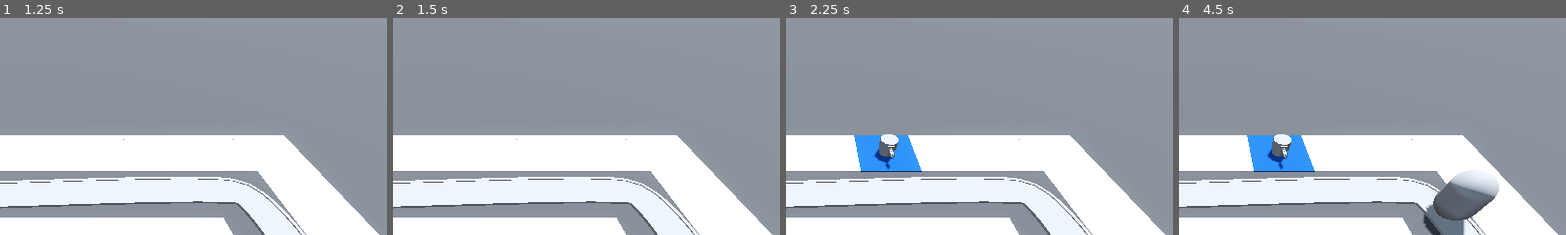
Above: before the commit, frames 1-4 (left to right).
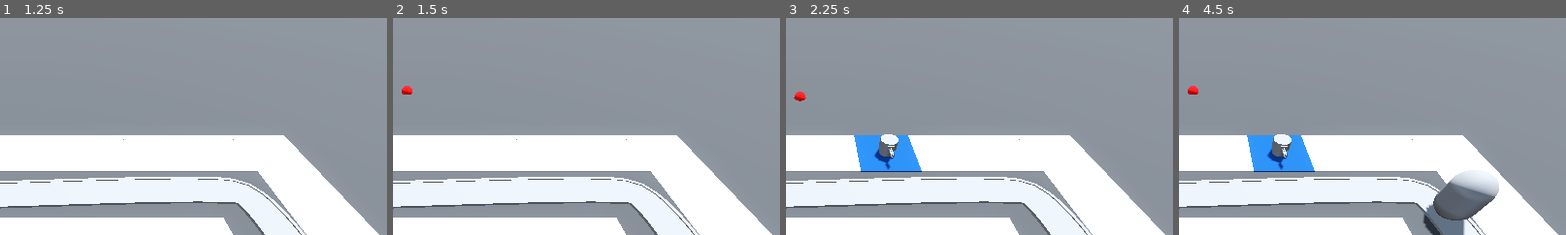
Above: after the commit, the same moments.

Repository: ericvennemeyer/BarbarianBlaster
Game: Godot game, scene res://base_level.tscn
The game is run twice, just before and just after one commit, with the same random seed, the same clock (stepped at 60 frames per second) and the same inputs.
Inputs (mouse positions are % of the whole screen's width and height, from its top left):
- Up to frame 1 (1.25 s): move the mouse to (72, 45) at 0.52 s; press the mouse at (72, 45) at 0.53 s
- Up to frame 2 (1.5 s): move the mouse to (30, 55) at 1.27 s; release the mouse at (30, 55) at 1.28 s; click (30, 55) at 1.35 s
- Up to frame 3 (2.25 s): move the mouse to (60, 28) at 2.02 s; press the mouse at (60, 28) at 2.03 s
- Up to frame 4 (4.5 s): move the mouse to (45, 70) at 2.77 s; release the mouse at (45, 70) at 2.78 s; click (45, 70) at 2.85 s; move the mouse to (80, 65) at 3.52 s; press the mouse at (80, 65) at 3.53 s; move the mouse to (20, 35) at 4.27 s; release the mouse at (20, 35) at 4.28 s; click (20, 35) at 4.35 s
The pictures show only the part of the screen within x 48-98%, y 0-50%; the shares and areas given below are measured in that part.

Frame 1 is identical in both runs. In frame 2, 0.1% of the frame differs, in the area x 2-6%, y 31-36%; in frame 3, 0.1%, in the area x 2-6%, y 33-39%; in frame 4, 0.1%.

Commit message:
3.16 -- Making Projectiles

Diff:
--- /dev/null
+++ b/Turret/projectile.gd
@@ -0,0 +1,10 @@
+extends Area3D
+
+
+var direction: Vector3 = Vector3.FORWARD
+
+@export var speed: float = 30.0
+
+
+func _physics_process(delta: float) -> void:
+	position += speed * direction * delta
--- /dev/null
+++ b/Turret/projectile.tscn
@@ -0,0 +1,21 @@
+[gd_scene load_steps=5 format=3 uid="uid://bfhsedt45lq2u"]
+
+[ext_resource type="Script" uid="uid://bnaggfs722cet" path="res://Turret/projectile.gd" id="1_sxav3"]
+
+[sub_resource type="StandardMaterial3D" id="StandardMaterial3D_tp1dm"]
+albedo_color = Color(1, 0, 0, 1)
+
+[sub_resource type="SphereMesh" id="SphereMesh_sxav3"]
+material = SubResource("StandardMaterial3D_tp1dm")
+
+[sub_resource type="SphereShape3D" id="SphereShape3D_tp1dm"]
+
+[node name="Projectile" type="Area3D"]
+top_level = true
+script = ExtResource("1_sxav3")
+
+[node name="MeshInstance3D" type="MeshInstance3D" parent="."]
+mesh = SubResource("SphereMesh_sxav3")
+
+[node name="CollisionShape3D" type="CollisionShape3D" parent="."]
+shape = SubResource("SphereShape3D_tp1dm")
--- /dev/null
+++ b/Turret/turret.gd
@@ -0,0 +1,9 @@
+extends Node3D
+
+
+@export var projectile: PackedScene
+
+
+func _ready() -> void:
+	var new_projectile = projectile.instantiate()
+	add_child(new_projectile)
--- a/Turret/turret.tscn
+++ b/Turret/turret.tscn
@@ -1,4 +1,7 @@
-[gd_scene load_steps=6 format=3 uid="uid://bqi2sbg7y32ev"]
+[gd_scene load_steps=8 format=3 uid="uid://bqi2sbg7y32ev"]
+
+[ext_resource type="Script" uid="uid://6shvjrxe5tbc" path="res://Turret/turret.gd" id="1_5kpma"]
+[ext_resource type="PackedScene" uid="uid://bfhsedt45lq2u" path="res://Turret/projectile.tscn" id="2_djkev"]
 
 [sub_resource type="CylinderMesh" id="CylinderMesh_cb20n"]
 height = 1.0
@@ -22,6 +25,8 @@
 height = 0.02
 
 [node name="Turret" type="Node3D"]
+script = ExtResource("1_5kpma")
+projectile = ExtResource("2_djkev")
 
 [node name="TurretBase" type="MeshInstance3D" parent="."]
 transform = Transform3D(1, 0, 0, 0, 1, 0, 0, 0, 1, 0, 0.5, 0)
Not shown, added: Turret/projectile.gd.uid
Not shown, added: Turret/turret.gd.uid
